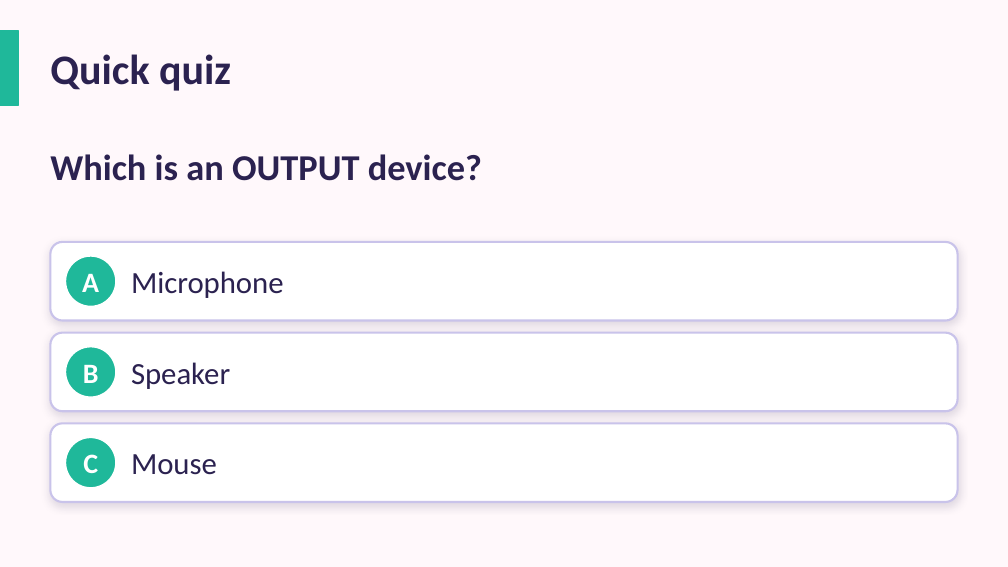
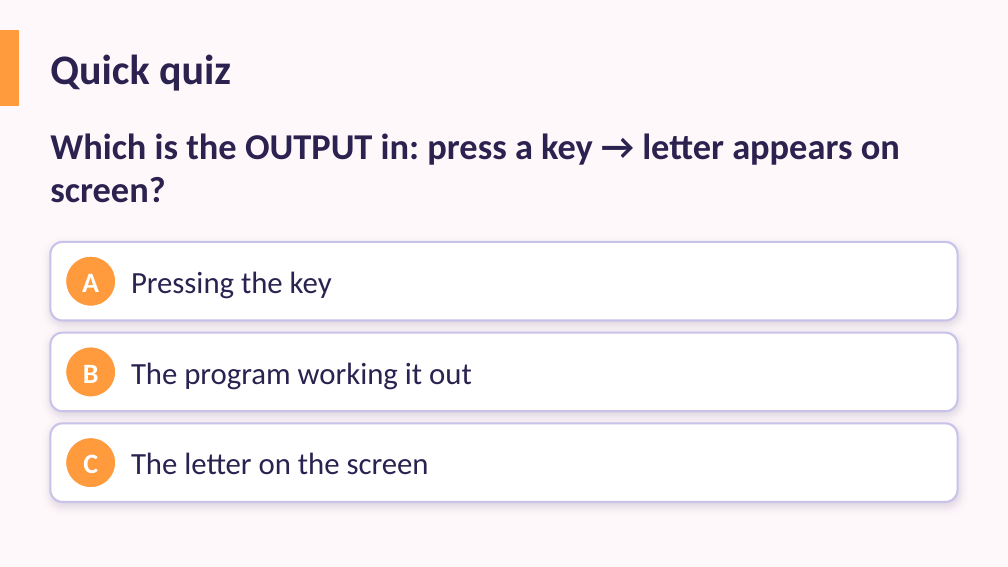
Before and after one commit to abualrif22-glitch/NBC, a slide deck: slide 12 of resources/Year-3/Y3 Unit summary - Connecting Computers.pptx (slide 25 before the commit). Drawn at 1008x567 pixels with LibreOffice and Linux fonts; fonts in the diff are those of the drawing. Boxes give left, top, right and bottom in pixels: in the first picture for what was removed or moved away, otherwise in the second. Text is boxed around its words. In the diff, an @@ line names an element or a change of style, - is before the commit and + after.

```diff
--- a/resources/Year-3/Y3 Unit summary - Connecting Computers.pptx
+++ b/resources/Year-3/Y3 Unit summary - Connecting Computers.pptx
@@ rectangle at [0,30,18,106]: fill #1FB89A to #FF9A3D; outline #1FB89A 1 pt to #FF9A3D 1 pt @@
@@ text at [50,133,900,203]: text changed @@
-Which is an OUTPUT device?
+Which is the OUTPUT in: press a key → letter appears on screen?
@@ text at [131,271,332,299]: text changed @@
-Microphone
+Pressing the key
@@ text at [131,362,472,390]: text changed @@
-Speaker
+The program working it out
@@ fill #1FB89A to #FF9A3D in 3 elements at [66,256,116,306], [66,347,116,397], [66,437,116,488] @@
@@ text at [131,452,429,475]: text changed @@
-Mouse
+The letter on the screen
```
Also in this commit, not shown: 14 other slides changed, 15 slides added, 68 slides removed, 1 other file.
